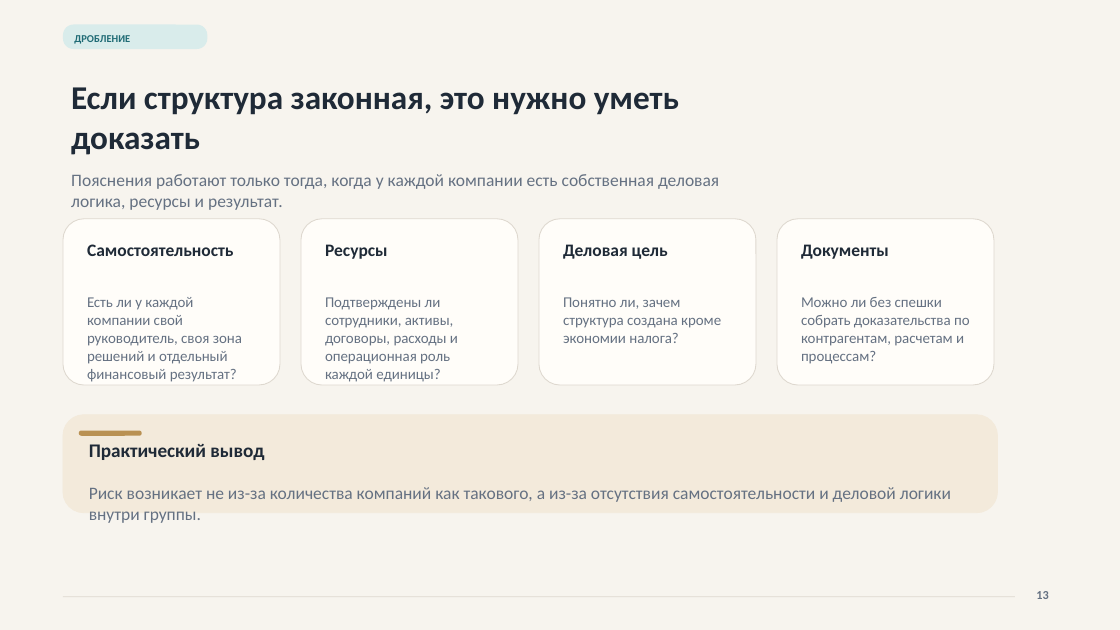
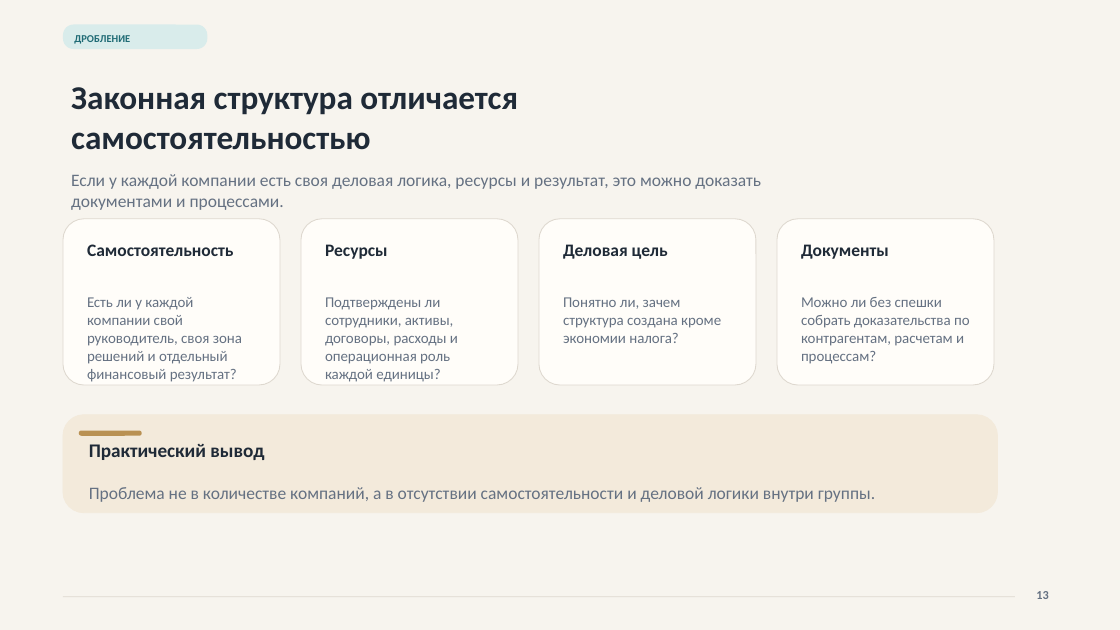
Before and after one commit to NeVika2026/nevikahub, a slide deck: slide 13 of ekaterina-tax-students/assets/tax-systems-ekaterina.pptx. Drawn at 1120x630 pixels with LibreOffice and Linux fonts; fonts in the diff are those of the drawing. Boxes give left, top, right and bottom in pixels: in the first picture for what was removed or moved away, otherwise in the second. Text is boxed around its words. In the diff, an @@ line names an element or a change of style, - is before the commit and + after.

```diff
--- a/ekaterina-tax-students/assets/tax-systems-ekaterina.pptx
+++ b/ekaterina-tax-students/assets/tax-systems-ekaterina.pptx
@@ text at <box>71,87,518,150</box>: text changed @@
-Если структура законная, это нужно уметь доказать
+Законная структура отличается самостоятельностью
@@ text at <box>71,174,761,210</box>: text changed @@
-Пояснения работают только тогда, когда у каждой компании есть собственная деловая логика, ресурсы и результат.
+Если у каждой компании есть своя деловая логика, ресурсы и результат, это можно доказать документами и процессами.
@@ text at <box>89,487,875,502</box>: text changed @@
-Риск возникает не из-за количества компаний как такового, а из-за отсутствия самостоятельности и деловой логики внутри группы.
+Проблема не в количестве компаний, а в отсутствии самостоятельности и деловой логики внутри группы.
```
Also in this commit, not shown: 14 other slides changed, 3 other files.
